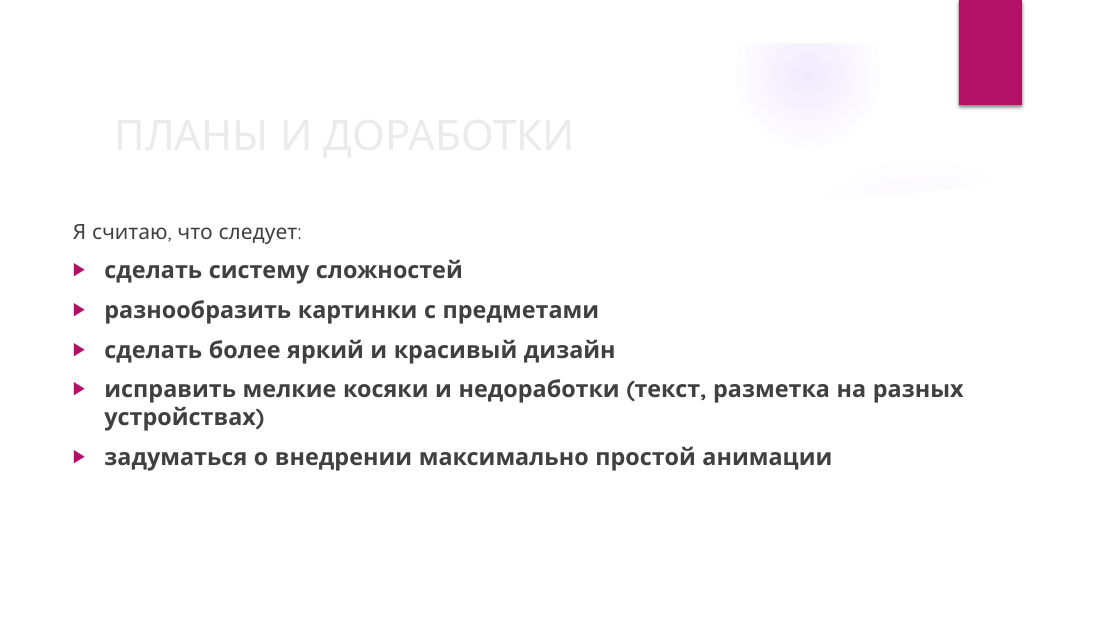
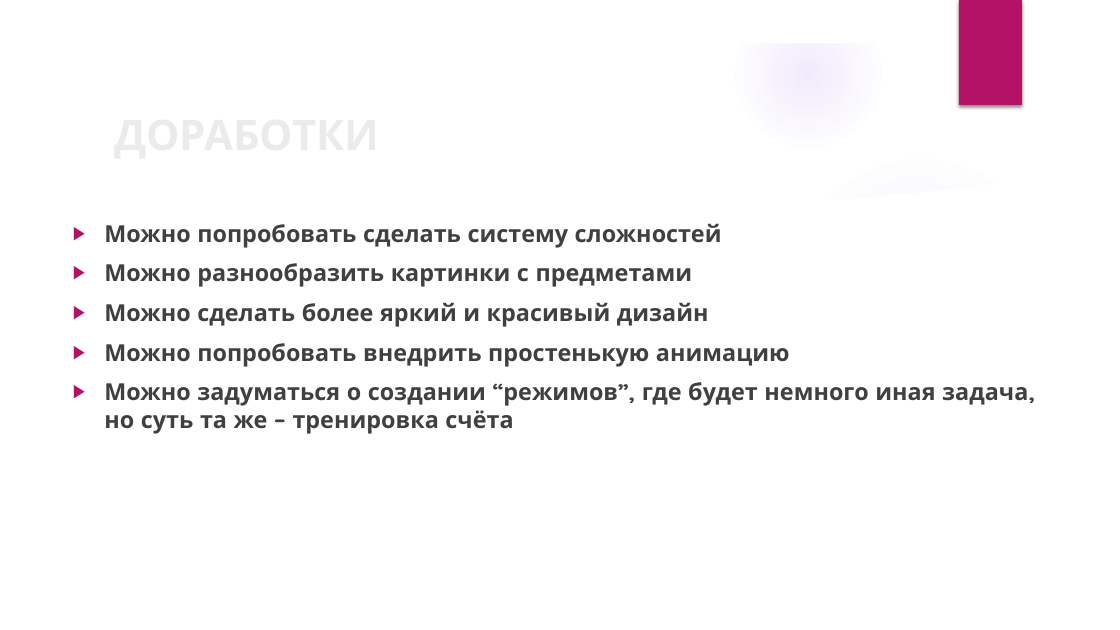
Before and after one commit to k0teykich/Project1, a slide deck: slide 7 of Тренировка счёта.pptx (slide 5 before the commit). Drawn at 1120x630 pixels with LibreOffice and Linux fonts; fonts in the diff are those of the drawing; background and template pictures are left out. Boxes give left, top, right and bottom in pixels: in the first picture for what was removed or moved away, otherwise in the second. Text is boxed around its words. In the diff, an @@ line names an element or a change of style, - is before the commit and + after.

```diff
--- a/Тренировка счёта.pptx
+++ b/Тренировка счёта.pptx
@@ text at box(104, 223, 1028, 434): text changed @@
-Я считаю, что следует:
-▶ сделать систему сложностей
-▶ разнообразить картинки с предметами
-▶ сделать более яркий и красивый дизайн
-▶ исправить мелкие косяки и недоработки (текст, разметка на разных устройствах)
-▶ задуматься о внедрении максимально простой анимации
+▶ Можно попробовать сделать систему сложностей
+▶ Можно разнообразить картинки с предметами
+▶ Можно сделать более яркий и красивый дизайн
+▶ Можно попробовать внедрить простенькую анимацию
+▶ Можно задуматься о создании “режимов”, где будет немного иная задача, но суть та же – тренировка счёта
@@ title at box(370, 345, 387, 358): text changed; bold on @@
-ПЛАНЫ И ДОРАБОТКИ
+ДОРАБОТКИ
```
Also in this commit, not shown: 3 other slides changed, 3 slides added, 1 slide removed, 11 other files.
